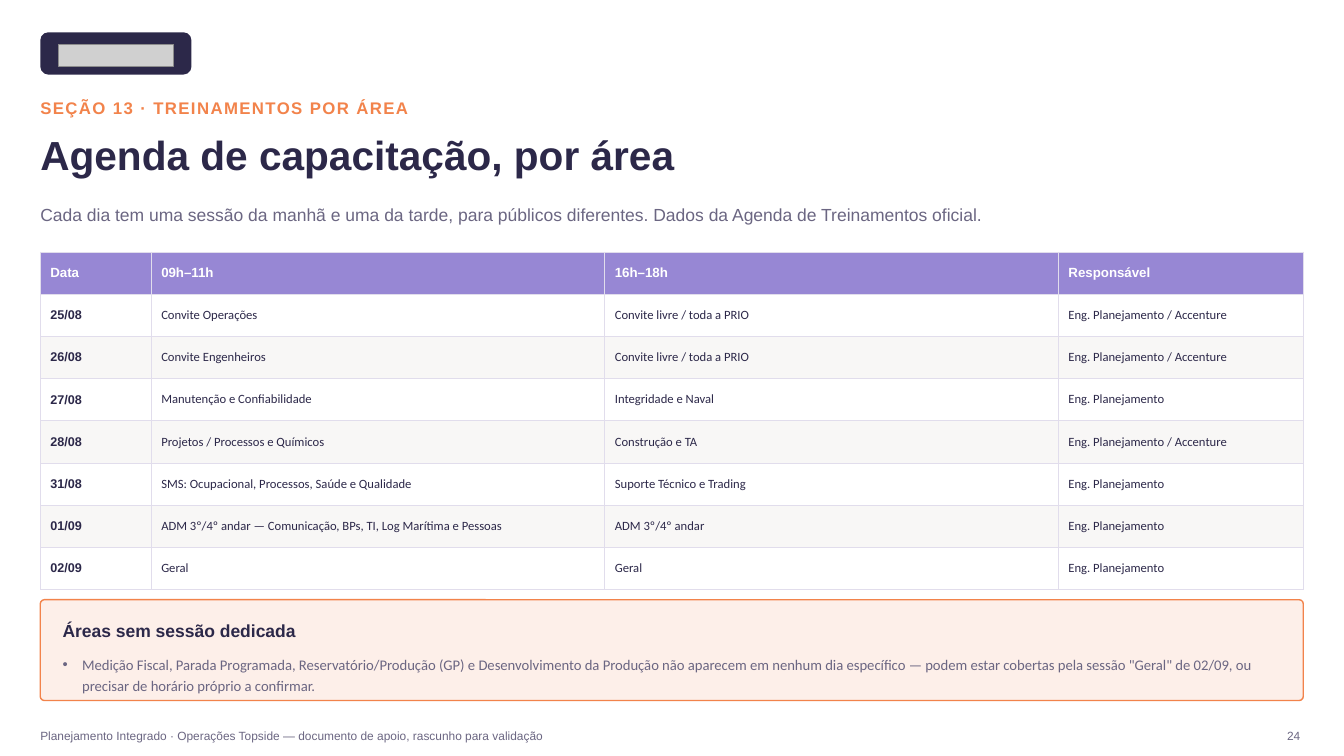
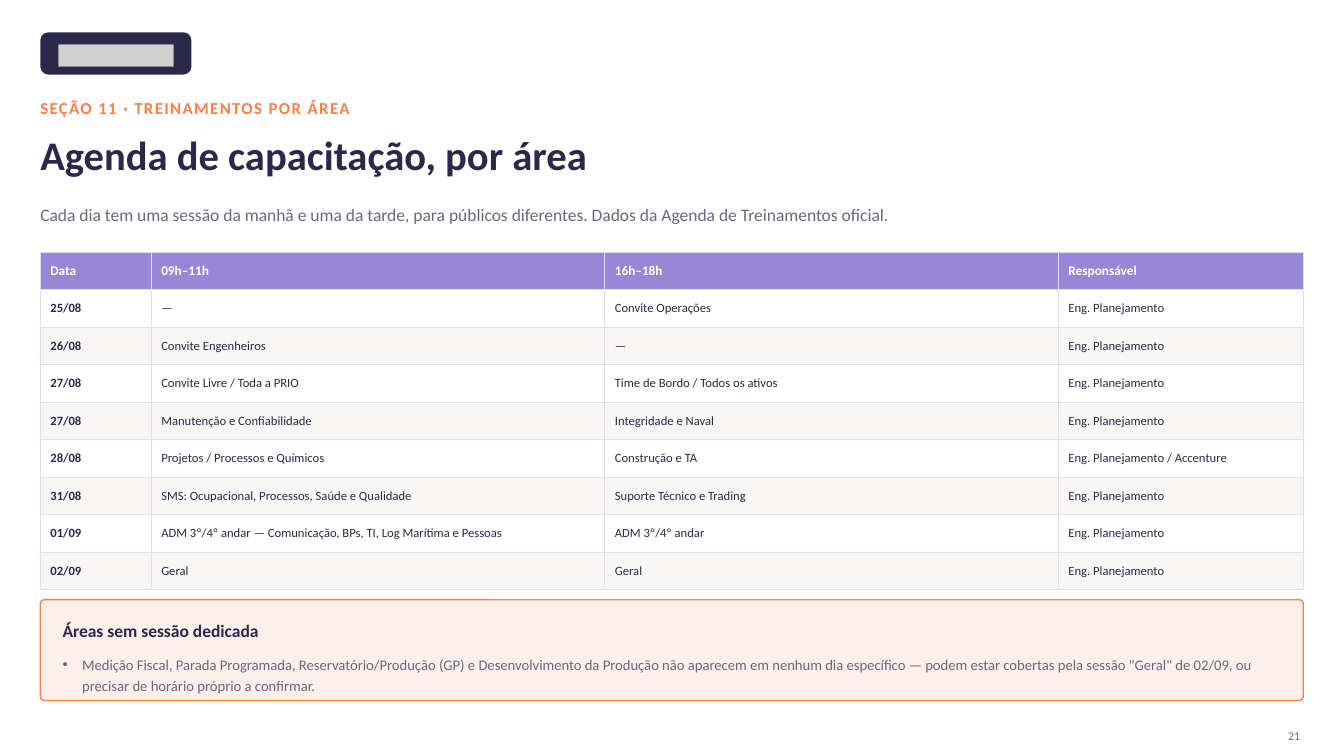
Before and after one commit to LucasRibaas/Planejamento, a slide deck: slide 22 of Planejamento_Integrado_Operacoes_Topside.pptx (slide 25 before the commit). Drawn at 1344x756 pixels with LibreOffice and Linux fonts; fonts in the diff are those of the drawing; grey boxes stand for pictures. Boxes give left, top, right and bottom in pixels: in the first picture for what was removed or moved away, otherwise in the second. Text is boxed around its words. In the diff, an @@ line names an element or a change of style, - is before the commit and + after.

```diff
--- a/Planejamento_Integrado_Operacoes_Topside.pptx
+++ b/Planejamento_Integrado_Operacoes_Topside.pptx
@@ text at box(40, 101, 350, 117): text changed; font Arial to Calibri @@
-SEÇÃO 13 · TREINAMENTOS POR ÁREA
+SEÇÃO 11 · TREINAMENTOS POR ÁREA
@@ table at box(40, 252, 1304, 590) @@
-row 2: 25/08 | Convite Operações | Convite livre / toda a PRIO | Eng. Planejamento / Accenture
-row 3: 26/08 | Convite Engenheiros | Convite livre / toda a PRIO | Eng. Planejamento / Accenture
+row 2: 25/08 | — | Convite Operações | Eng. Planejamento
+row 3: 26/08 | Convite Engenheiros | — | Eng. Planejamento
+row 4: 27/08 | Convite Livre / Toda a PRIO | Time de Bordo / Todos os ativos | Eng. Planejamento
@@ font Arial to Calibri in 3 elements at box(40, 141, 586, 177), box(40, 209, 889, 224), box(63, 623, 259, 637) @@
@@ text removed at box(40, 731, 542, 743) @@
-Planejamento Integrado · Operações Topside — documento de apoio, rascunho para validação
@@ text at box(1288, 732, 1300, 740): text changed; font Arial to Calibri @@
-24
+21
```
Also in this commit, not shown: 17 other slides changed, 5 slides added, 8 slides removed, 1 other file.
